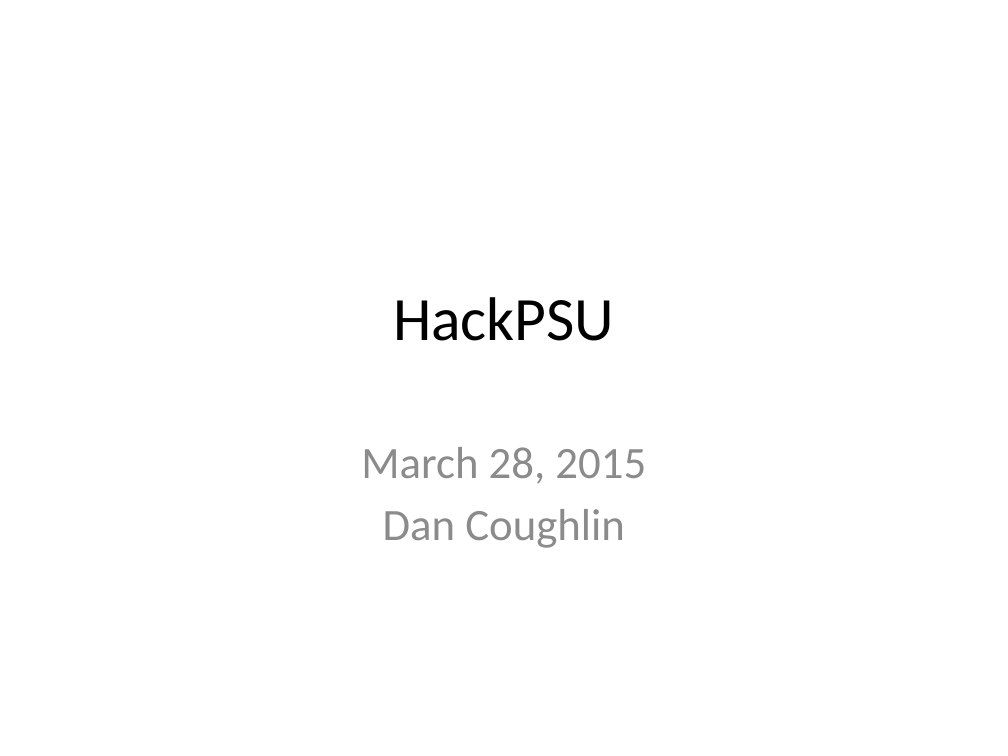
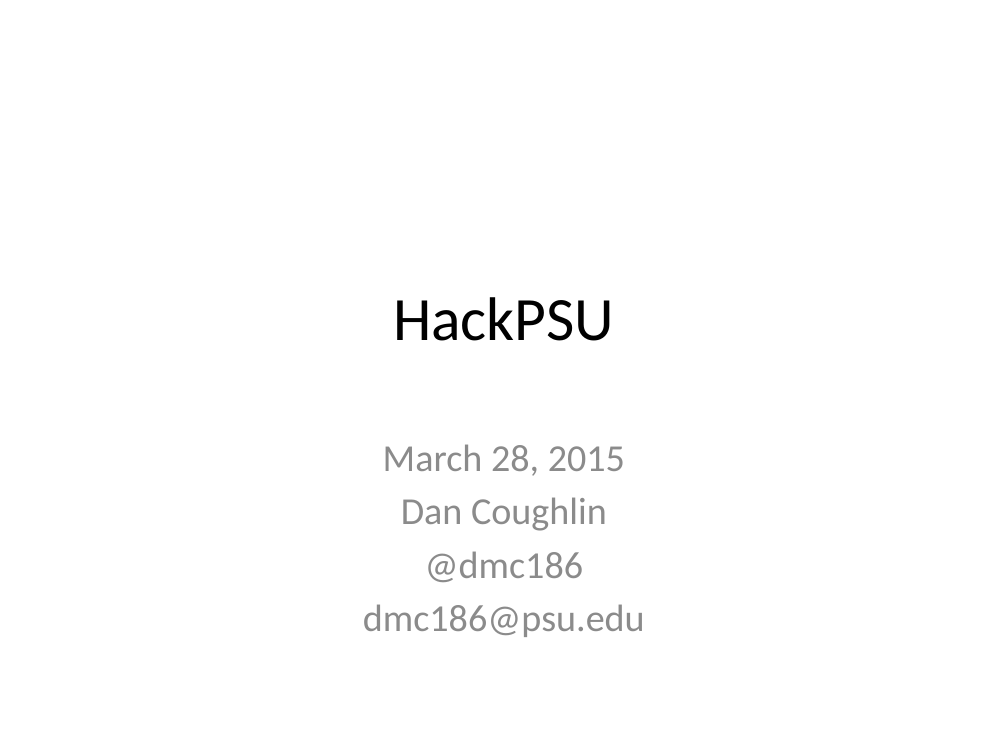
Before and after one commit to DanCoughlin/hackpsu, a slide deck: slide 1 of Hackathon.pptx. Drawn at 1008x756 pixels with LibreOffice and Linux fonts; fonts in the diff are those of the drawing. Boxes give left, top, right and bottom in pixels: in the first picture for what was removed or moved away, otherwise in the second. Text is boxed around its words. In the diff, an @@ line names an element or a change of style, - is before the commit and + after.

Commit message:
adding presentation

```diff
--- a/Hackathon.pptx
+++ b/Hackathon.pptx
@@ subtitle at [383,444,625,531]: size 32 to 27.2 pt in "March 28, 2015", "Dan Coughlin" @@
@@ subtitle at [363,551,645,637]: paragraphs added @@
+@dmc186
+dmc186@psu.edu
```
